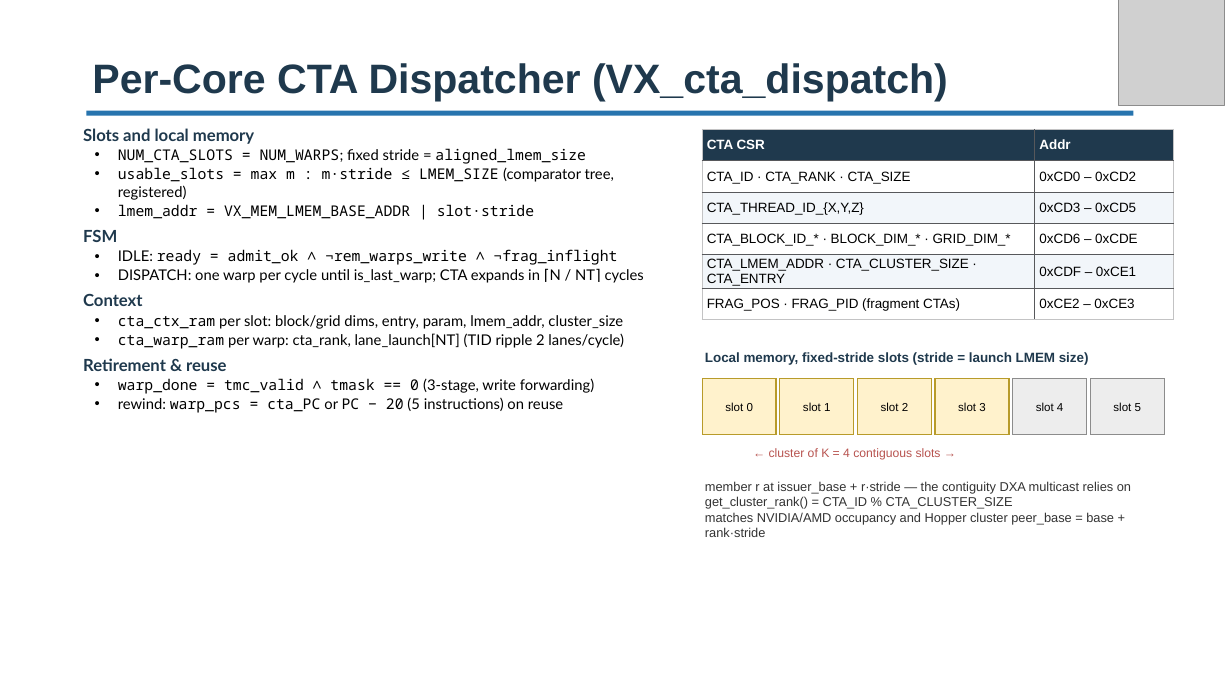
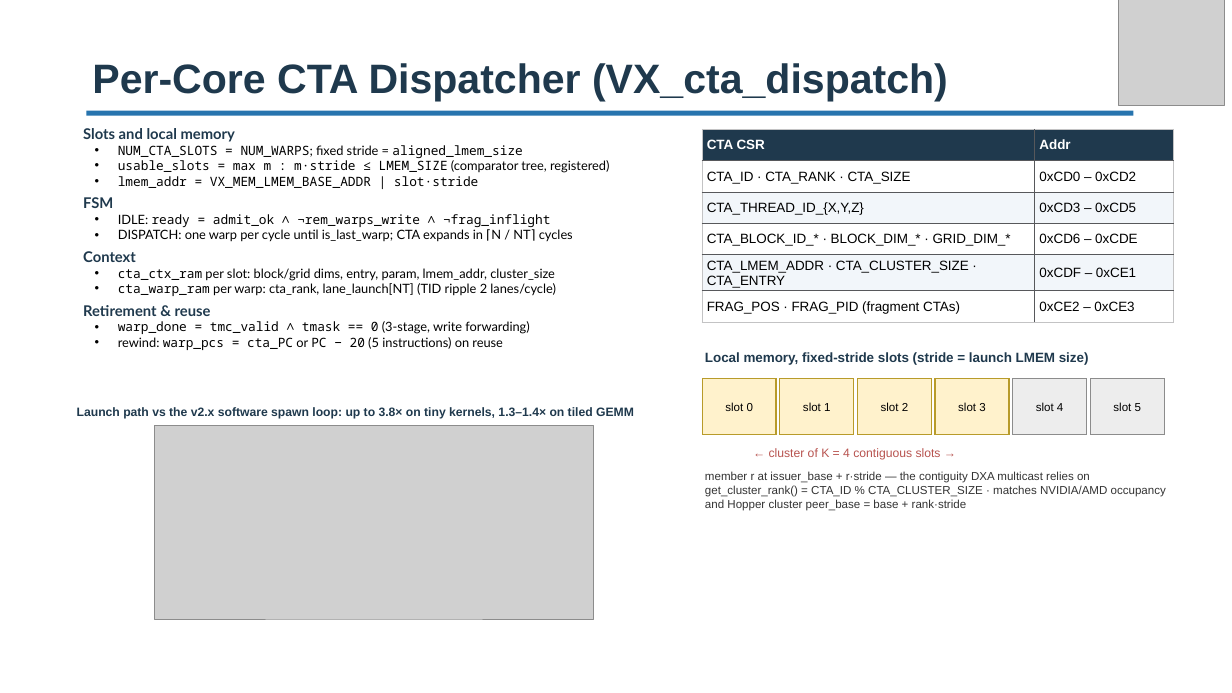
Before and after one commit to vortexgpgpu/vortex_tutorials, a slide deck: slide 13 of Slides_MICRO59/2.vortex_v3_architecture.pptx (slide 14 before the commit). Drawn at 1232x693 pixels with LibreOffice and Linux fonts; fonts in the diff are those of the drawing; grey boxes stand for pictures; background and template pictures are left out. Boxes give left, top, right and bottom in pixels: in the first picture for what was removed or moved away, otherwise in the second. Text is boxed around its words. In the diff, an @@ line names an element or a change of style, - is before the commit and + after.

```diff
--- a/Slides_MICRO59/2.vortex_v3_architecture.pptx
+++ b/Slides_MICRO59/2.vortex_v3_architecture.pptx
@@ text "Slots and local memory" at [83,128,609,350]: size 13 to 11.5 pt in "Slots and local memory", "FSM", "Context", "Retirement & reuse"; size 11.5 to 10 pt; less space between paragraphs @@
@@ text added at [77,407,634,419], 9.5 pt, text #1F394D, bold @@
+Launch path vs the v2.x software spawn loop: up to 3.8× on tiny kernels, 1.3–1.4× on tiled GEMM
@@ picture added at [155,425,594,619] @@
@@ text "member r at issuer_base + ...": place and size @@
-text "member r at issuer_base + ..." at [705,481,1131,537]
+text "member r at issuer_base + ..." at [705,471,1166,511]
@@ text at [705,471,1090,483]: size 10 to 9 pt in "member r at issuer_base + r·stride — ..." @@
@@ text at [705,485,1166,511]: text changed; size 10 to 9 pt @@
-get_cluster_rank() = CTA_ID % CTA_CLUSTER_SIZE
-matches NVIDIA/AMD occupancy and Hopper cluster peer_base = base + rank·stride
+get_cluster_rank() = CTA_ID % CTA_CLUSTER_SIZE · matches NVIDIA/AMD occupancy and Hopper cluster peer_base = base + rank·stride
```
Also in this commit, not shown: 15 other slides changed, 3 slides added, 4 slides removed, 4 other files.
